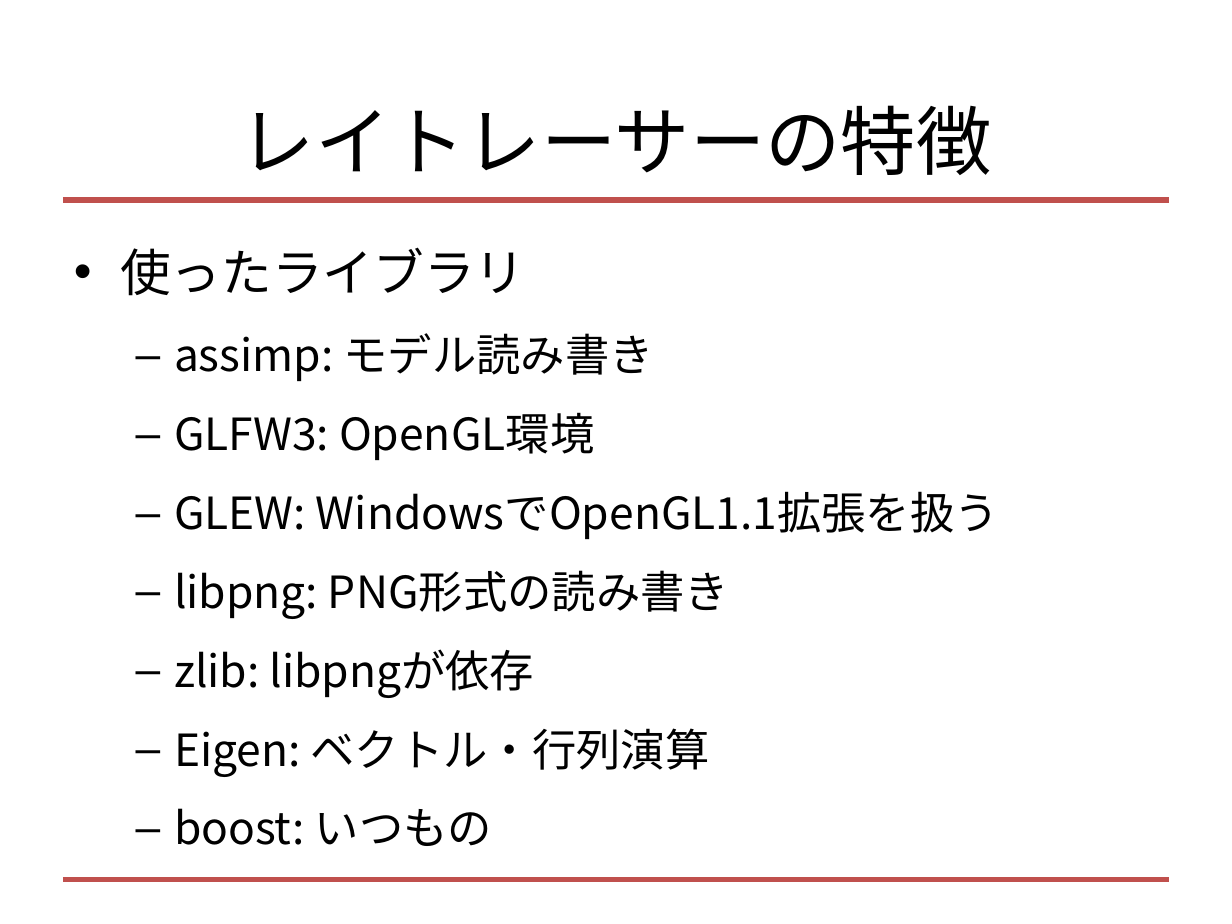
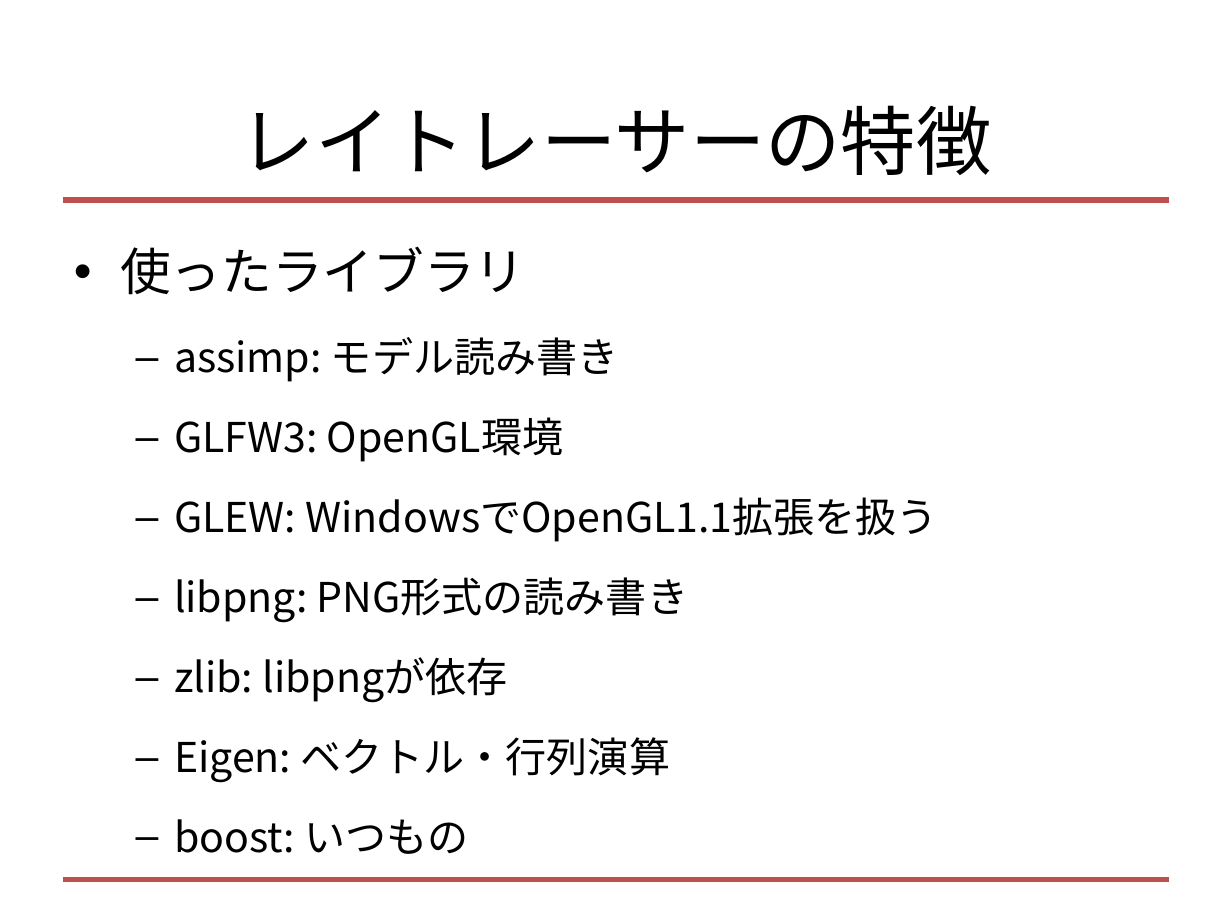
Before and after one commit to tek-nishi/SecondRayTrace, a slide deck: slide 18 of レイトレ合宿3!!!.pptx (slide 15 before the commit). Drawn at 1232x924 pixels with LibreOffice and Linux fonts; fonts in the diff are those of the drawing. Boxes give left, top, right and bottom in pixels: in the first picture for what was removed or moved away, otherwise in the second. Text is boxed around its words. In the diff, an @@ line names an element or a change of style, - is before the commit and + after.

```diff
--- a/レイトレ合宿3!!!.pptx
+++ b/レイトレ合宿3!!!.pptx
@@ text "使ったライブラリ" at (x1=120, y1=246, x2=937, y2=854): size 25.9 to 24.1 pt; line spacing 1 to 1.1 @@
```
Also in this commit, not shown: 13 other slides changed, 5 slides added, 3 other files.
